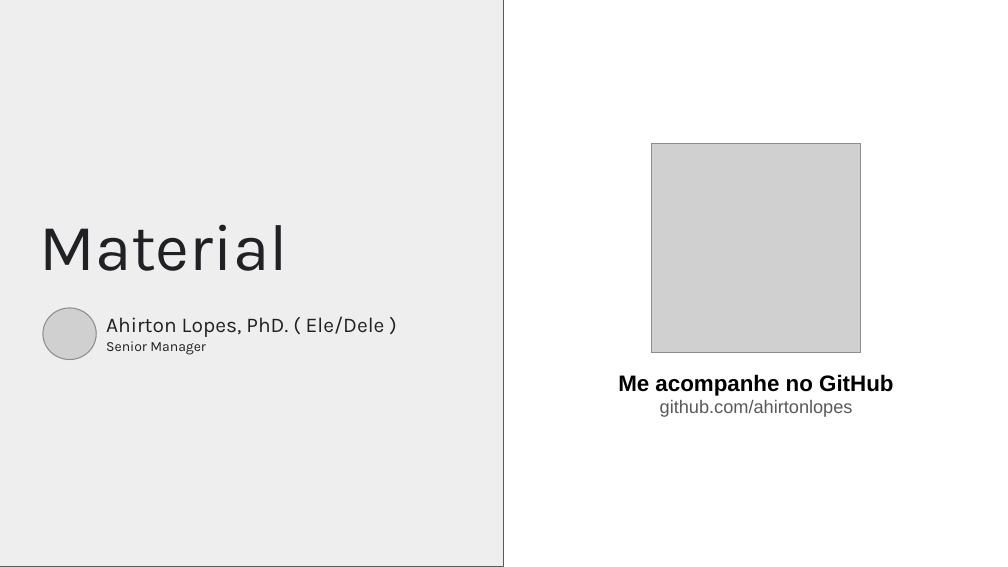
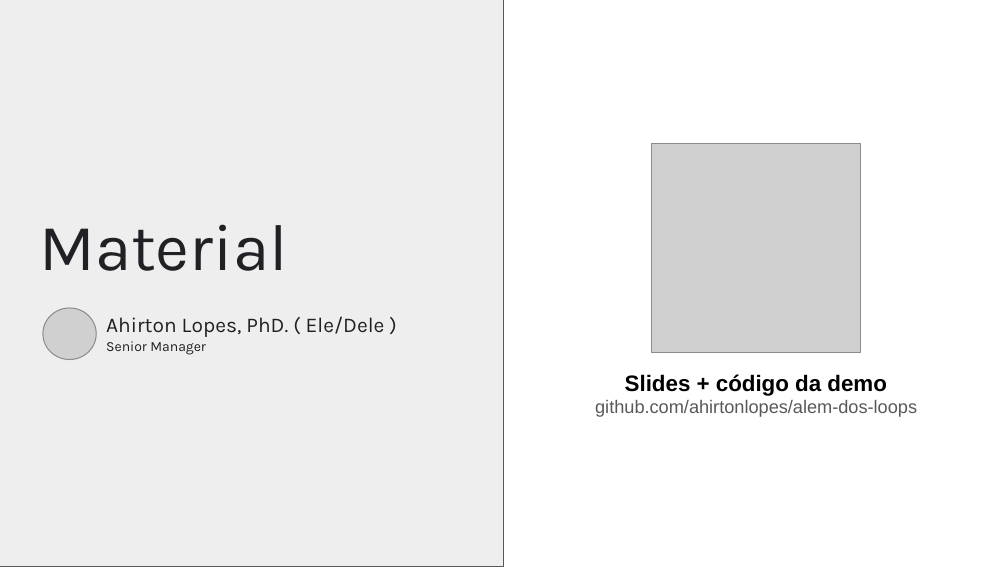
Before and after one commit to ahirtonlopes/alem-dos-loops, a slide deck: slide 22 of Palestra_Ahirton_AlemDosLoops.pptx. Drawn at 1008x567 pixels with LibreOffice and Linux fonts; fonts in the diff are those of the drawing; grey boxes stand for pictures. Boxes give left, top, right and bottom in pixels: in the first picture for what was removed or moved away, otherwise in the second. Text is boxed around its words. In the diff, an @@ line names an element or a change of style, - is before the commit and + after.

```diff
--- a/Palestra_Ahirton_AlemDosLoops.pptx
+++ b/Palestra_Ahirton_AlemDosLoops.pptx
@@ text at [595, 374, 917, 417]: text changed @@
-Me acompanhe no GitHub
-github.com/ahirtonlopes
+Slides + código da demo
+github.com/ahirtonlopes/alem-dos-loops
```
Also in this commit, not shown: 3 other slides changed, 1 other file.
